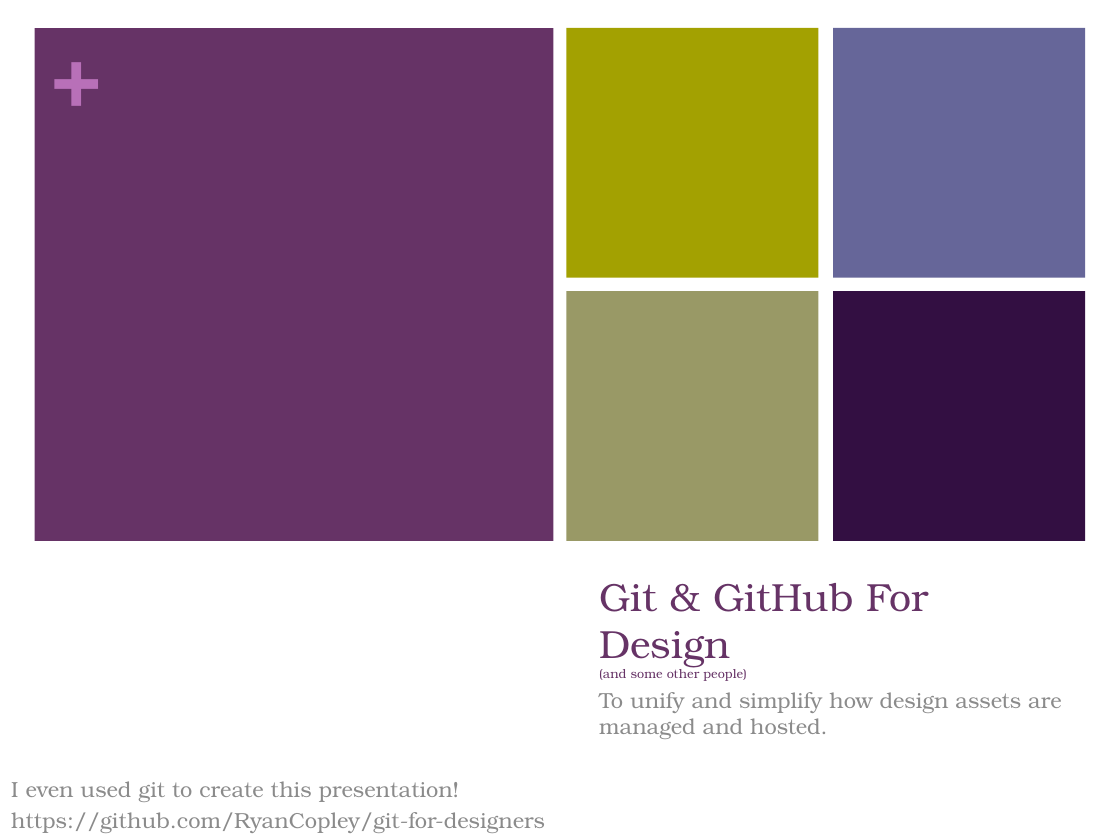
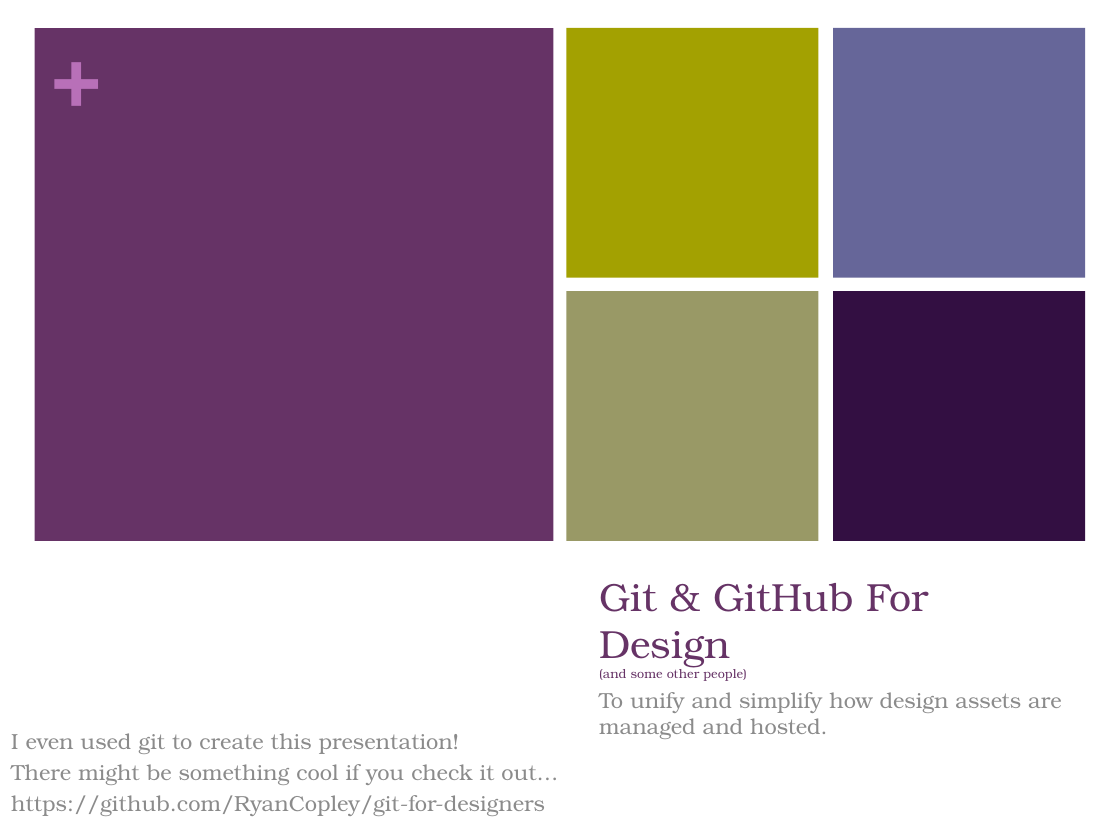
Before and after one commit to RyanCopley/git-for-designers, a slide deck: slide 1 of Presentation.pptx. Drawn at 1120x840 pixels with LibreOffice and Linux fonts; fonts in the diff are those of the drawing. Boxes give left, top, right and bottom in pixels: in the first picture for what was removed or moved away, otherwise in the second. Text is boxed around its words. In the diff, an @@ line names an element or a change of style, - is before the commit and + after.

Commit message:
There might be something cool

```diff
--- a/Presentation.pptx
+++ b/Presentation.pptx
@@ text "I even used git to ...": place and size @@
-text "I even used git to ..." at (11, 781, 545, 833)
+text "I even used git to ..." at (11, 733, 558, 816)
@@ text at (11, 764, 558, 785): paragraph added @@
+There might be something cool if you check it out…
```
